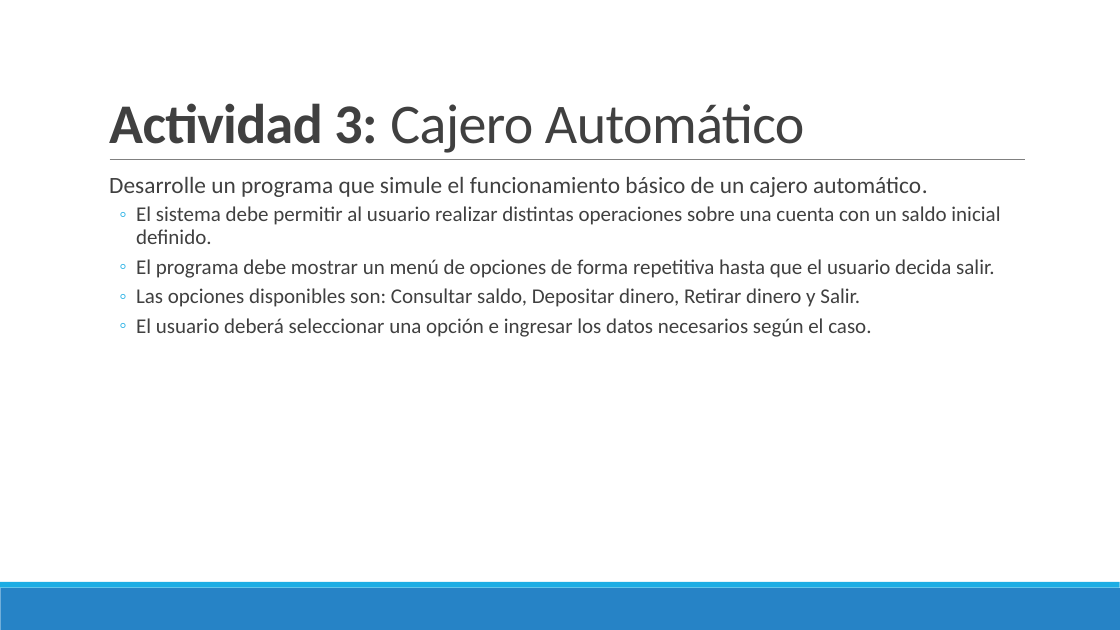
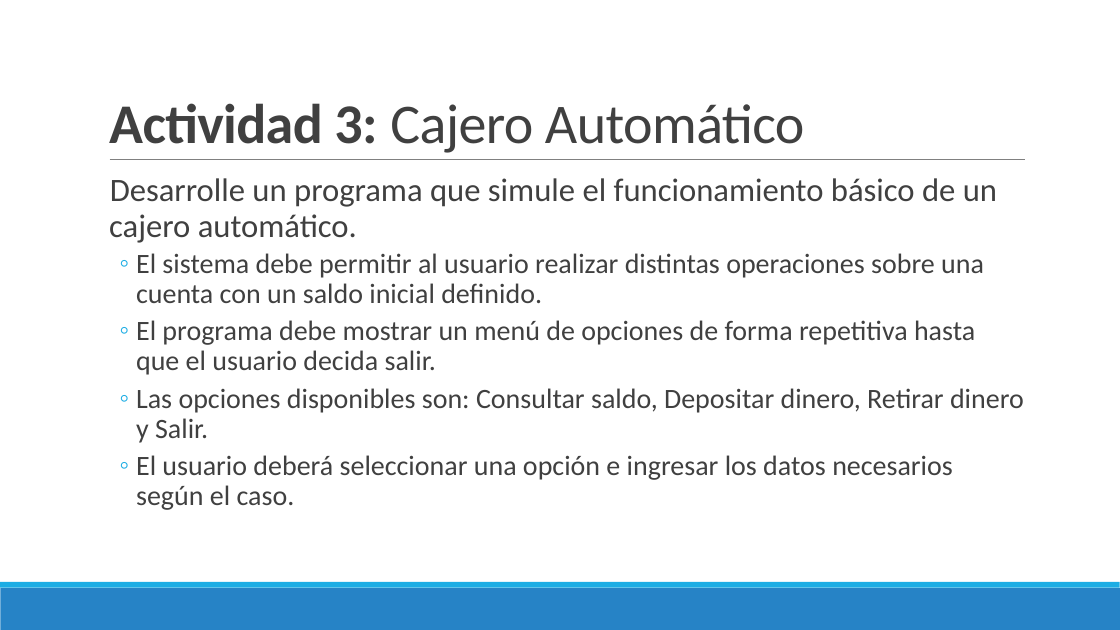
Before and after one commit to daperez03/I-2026-Fundamentos-Python, a slide deck: slide 10 of Clase 04/3. Estructuras de control.pptx. Drawn at 1120x630 pixels with LibreOffice and Linux fonts; fonts in the diff are those of the drawing. Boxes give left, top, right and bottom in pixels: in the first picture for what was removed or moved away, otherwise in the second. Text is boxed around its words. In the diff, an @@ line names an element or a change of style, - is before the commit and + after.

```diff
--- a/Clase 04/3. Estructuras de control.pptx
+++ b/Clase 04/3. Estructuras de control.pptx
@@ text "Desarrolle un programa que simule ..." at bbox=[109, 178, 1024, 510]: size 20 to 28 pt in "Desarrolle un programa que simule el funcionamiento ..."; size 18 to 24 pt in "El sistema debe permitir al usuario realizar ...", "El programa debe mostrar un menú de ...", "Las opciones disponibles son: Consultar saldo, Depositar ...", "El usuario deberá seleccionar una opción e ..." @@
```
Also in this commit, not shown: 11 other files.
